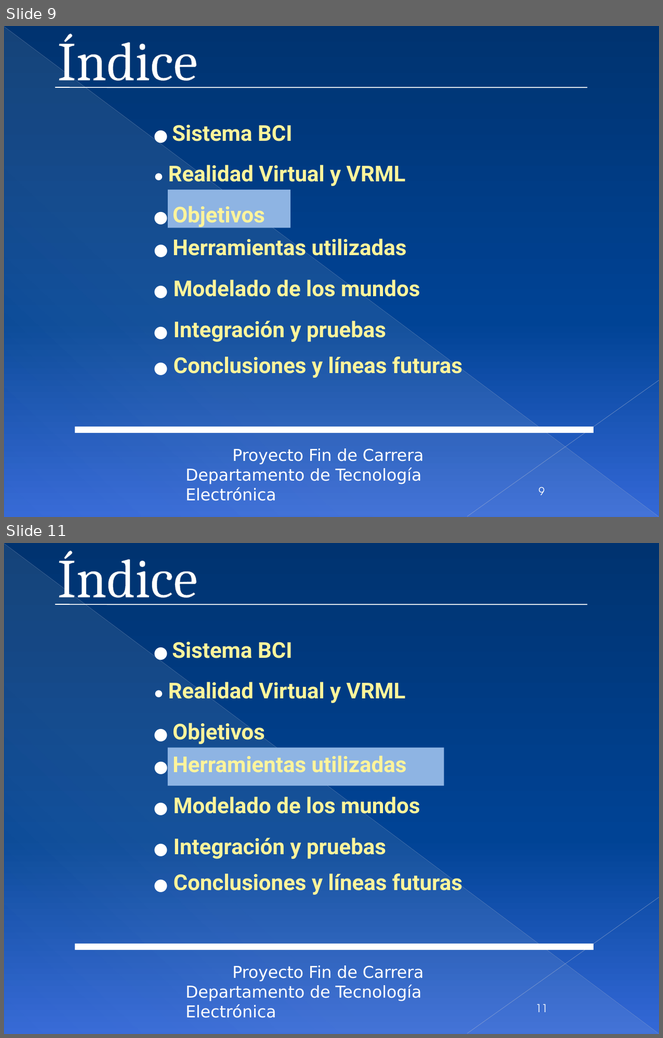
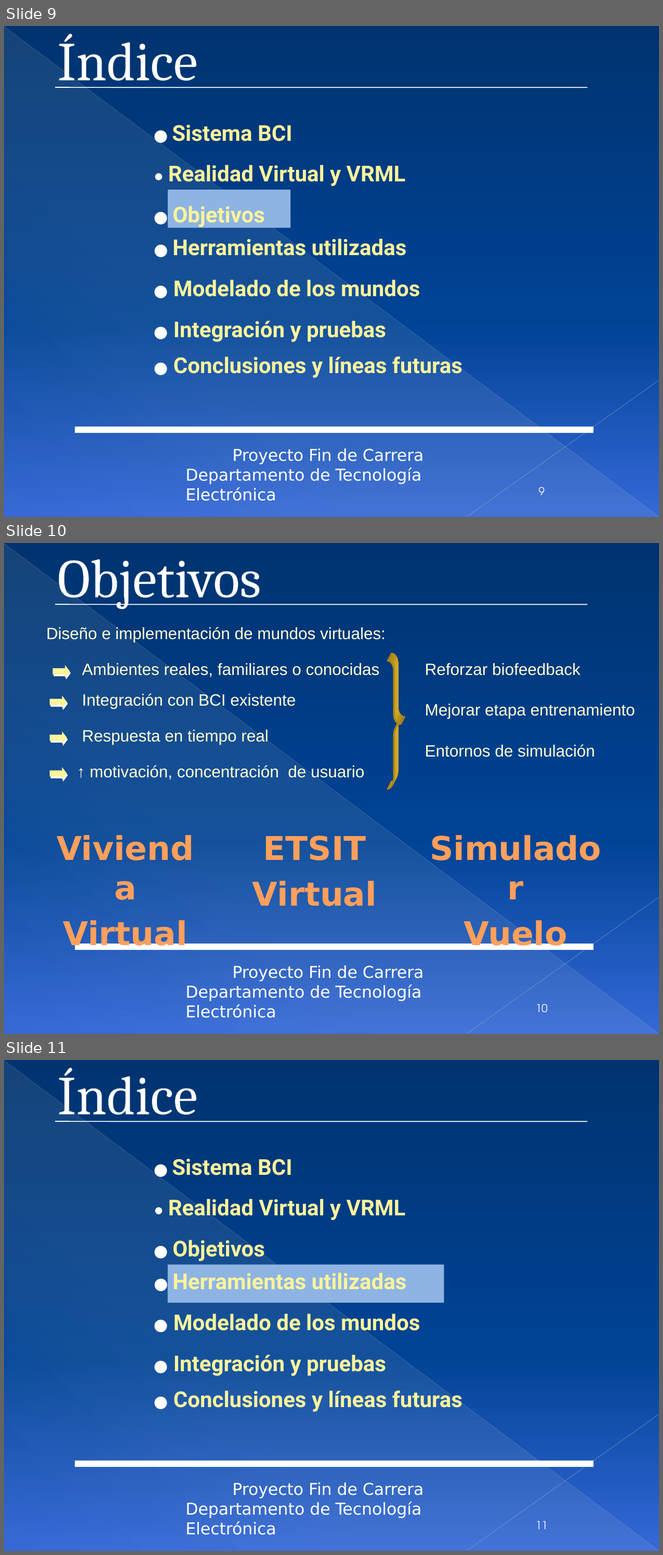
Before and after one commit to mjromper/test, a slide deck: DOCUMENTACION/presentacion/presentacionPFC27.pptx. Shown one above the other, each under a label of ours: slides 9 and 11 before the commit, slides 9, 10 and 11 after it; the slides between them are not shown. The pictures are 663x1038 and 663x1555 pixels, drawn with LibreOffice and Linux fonts; fonts in the diff are those of the drawing; background and template pictures are left out. Boxes give left, top, right and bottom in pixels: in the first picture for what was removed or moved away, otherwise in the second. Text is boxed around its words. In the diff, an @@ line names an element or a change of style, - is before the commit and + after.

```diff
--- a/DOCUMENTACION/presentacion/presentacionPFC27.pptx
+++ b/DOCUMENTACION/presentacion/presentacionPFC27.pptx
@@ slide 10 added at <box>4,543,659,1034</box>, background gradient #003371 to #004396 to #3566D7; not listed: 5 template elements that a slide beside it also shows @@
@@ title added at <box>58,559,261,609</box>, 60.3 pt, text #FFFFFF @@
+Objetivos
@@ line added from (55, 604) to (588, 604), #FFFFFF 1 pt @@
@@ text added at <box>46,627,386,642</box>, 18 pt, text #FFFFD5 @@
+Diseño e implementación de mundos virtuales:
@@ right arrow added at <box>53,666,70,677</box>, fill #FDF49B, outline #FDF49B 0.75 pt @@
@@ text added at <box>82,663,380,678</box>, 18 pt, text #FFFFD5 @@
+Ambientes reales, familiares o conocidas
@@ group added at <box>388,661,635,788</box>: 3 texts, 1 left brace @@
+Mejorar etapa entrenamiento
+Entornos de simulación
+Reforzar biofeedback
@@ right arrow added at <box>50,696,66,707</box>, fill #FDF49B, outline #FDF49B 0.75 pt @@
@@ text added at <box>82,693,296,709</box>, 18 pt, text #FFFFD5 @@
+Integración con BCI existente
@@ text added at <box>82,730,268,745</box>, 18 pt, text #FFFFD5 @@
+Respuesta en tiempo real
@@ right arrow added at <box>50,732,66,744</box>, fill #FDF49B, outline #FDF49B 0.75 pt @@
@@ right arrow added at <box>50,768,66,780</box>, fill #FDF49B, outline #FDF49B 0.75 pt @@
@@ text added at <box>90,765,364,781</box>, 18 pt, text #FFFFD5 @@
+↑ motivación, concentración de usuario
@@ text added at <box>253,836,377,906</box>, 36 pt, text gradient #FFA367 to #FF9F5D to #F38E3A, bold @@
+ETSIT
+Virtual
@@ text added at <box>63,921,188,950</box>, 36 pt, text gradient #FFA367 to #FF9F5D to #F38E3A, bold @@
+Vivienda
+Virtual
@@ text added at <box>464,919,568,952</box>, 36 pt, text gradient #FFA367 to #FF9F5D to #F38E3A, bold @@
+Simulador
+Vuelo
@@ page number added at <box>536,1004,548,1013</box>, 12 pt, text #FFFFFF @@
+10
```
Also in this commit, not shown: 10 slides changed, 4 other slides added, 1 slide removed.
